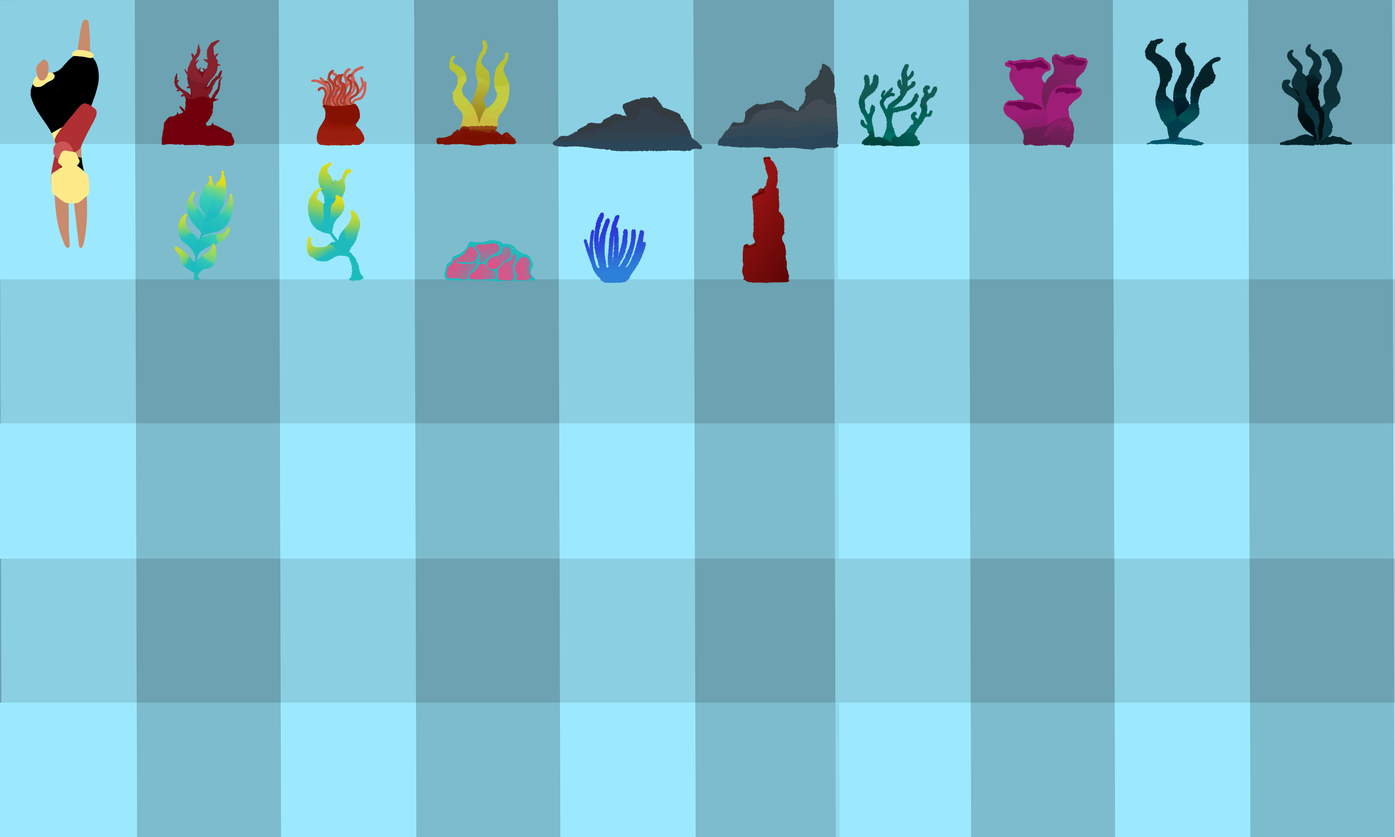
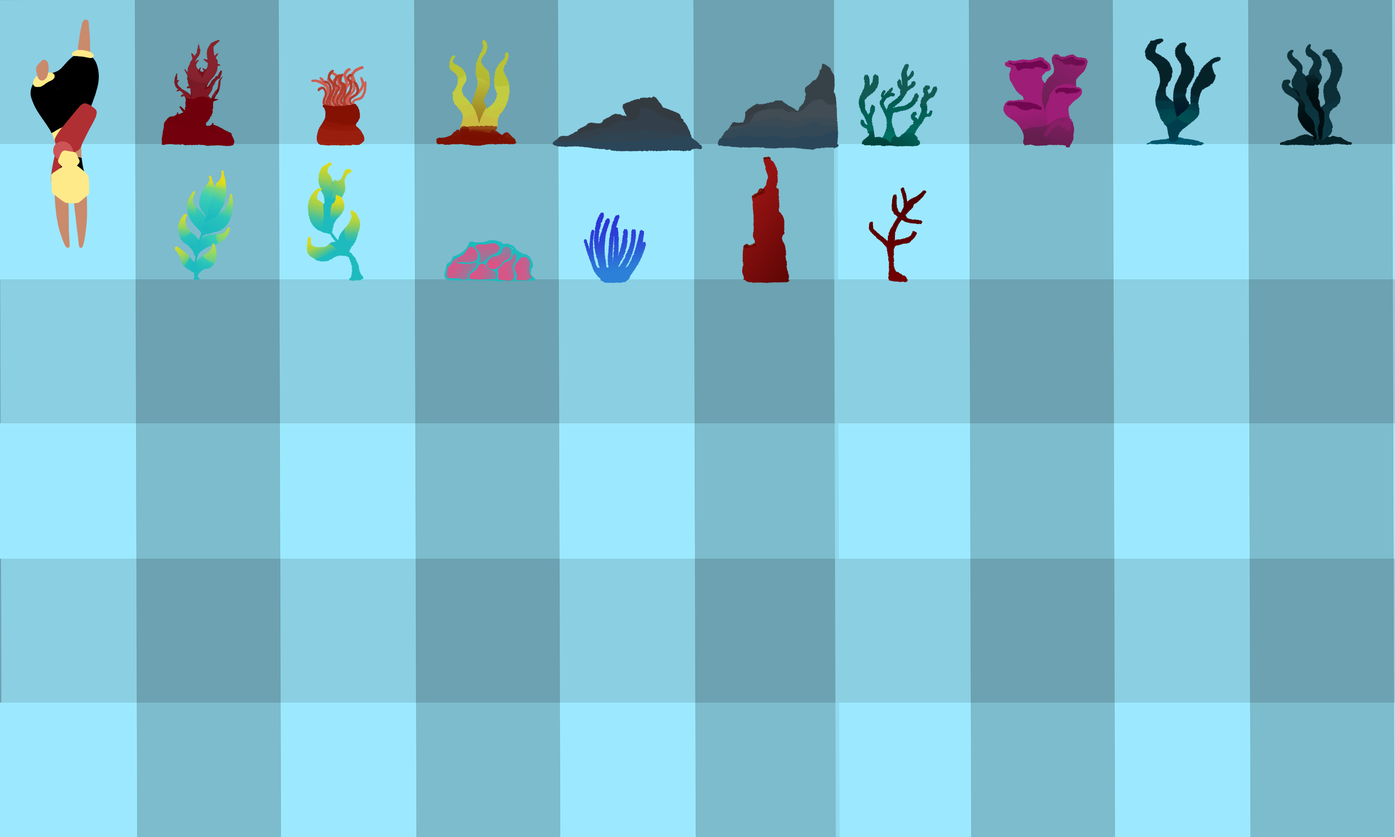
Two versions of the same layered image (1395px x 837px). Layer-by-layer changes:
added group "Grupo de recorte 58" with 3 layers above "Fondo" over [868, 187, 927, 283]
added layer "Capa de pintura 57" in group "Grupo de recorte 58" over [868, 187, 927, 283]
moved "Capa de pintura 56" into group "Grupo de recorte 58", painted on it over [868, 187, 927, 283]
